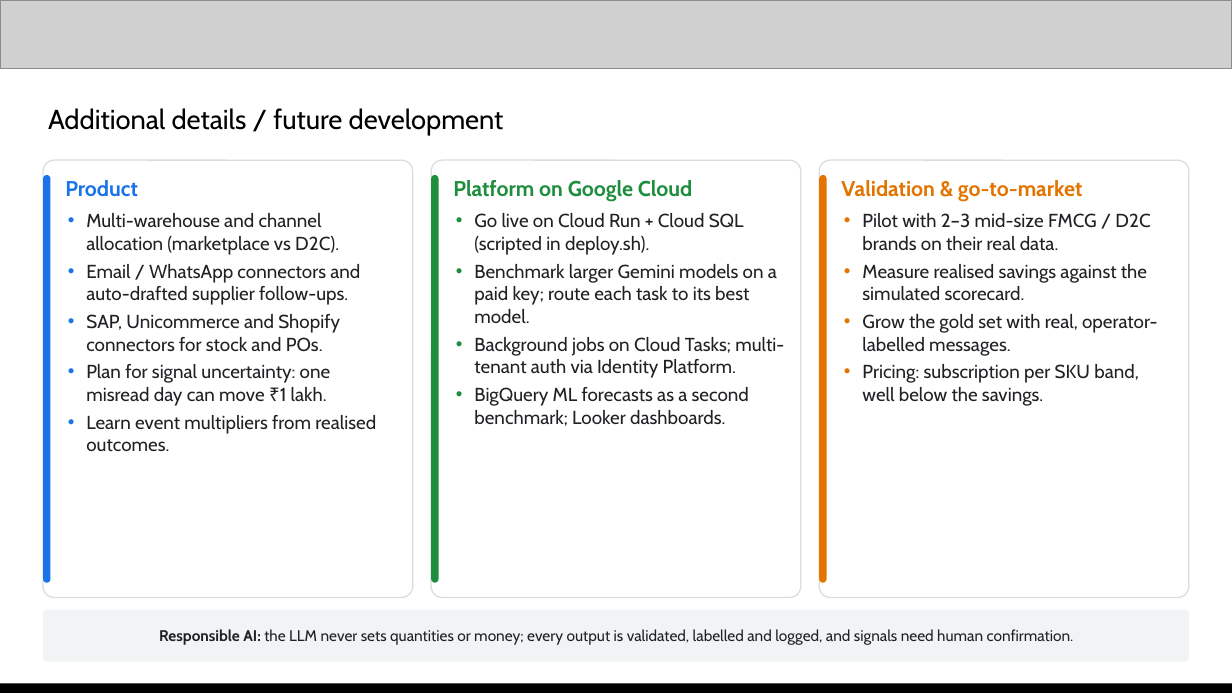
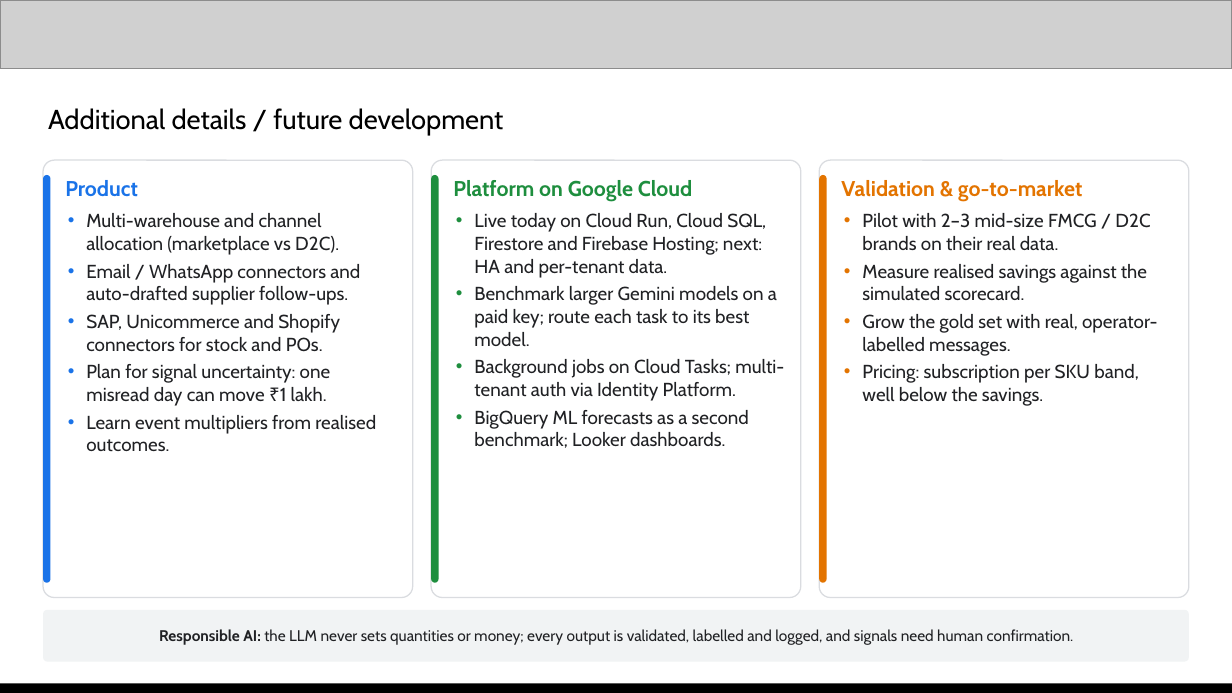
Before and after one commit to Xhahat/inventory-rescue, a slide deck: slide 13 of docs/Inventory_Rescue_AI_Builder_Cup.pptx. Drawn at 1232x693 pixels with LibreOffice and Linux fonts; fonts in the diff are those of the drawing; grey boxes stand for pictures. Boxes give left, top, right and bottom in pixels: in the first picture for what was removed or moved away, otherwise in the second. Text is boxed around its words. In the diff, an @@ line names an element or a change of style, - is before the commit and + after.

Commit message:
Update pitch deck for Firebase, Firestore and the new GUI; add PDF

```diff
--- a/docs/Inventory_Rescue_AI_Builder_Cup.pptx
+++ b/docs/Inventory_Rescue_AI_Builder_Cup.pptx
@@ text at [474,213,766,278]: text changed @@
-• Go live on Cloud Run + Cloud SQL (scripted in deploy.sh).
+• Live today on Cloud Run, Cloud SQL, Firestore and Firebase Hosting; next: HA and per-tenant data.
```
Also in this commit, not shown: 8 other slides changed, 1 other file.
